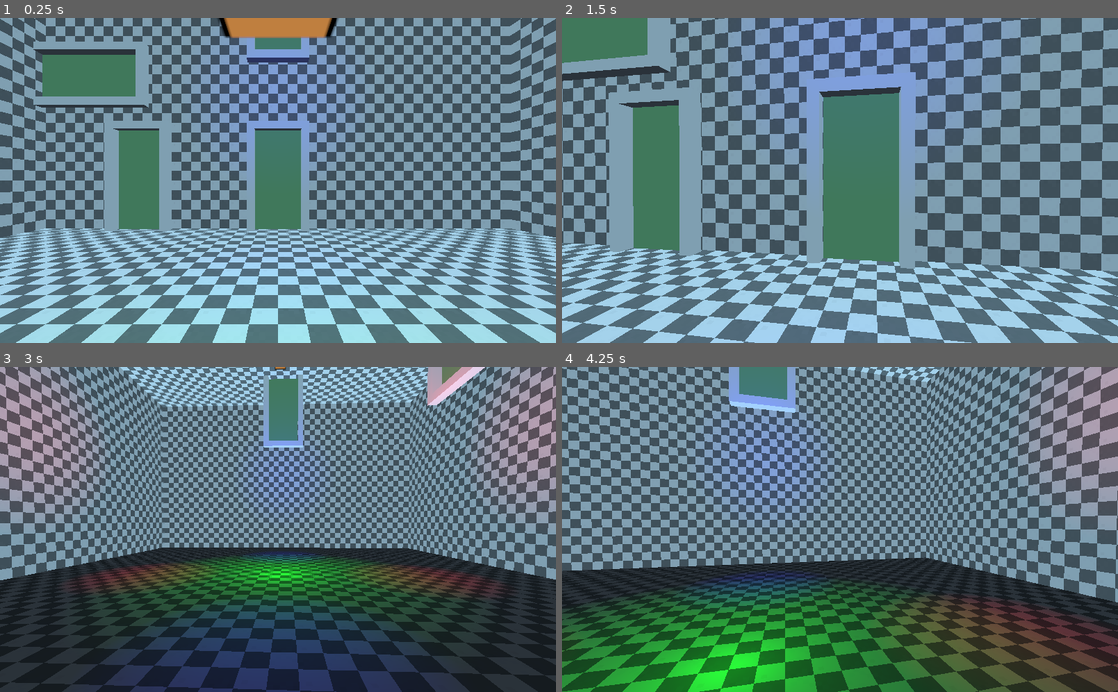
Above: before the commit, frames 1-4 (two rows, left to right).
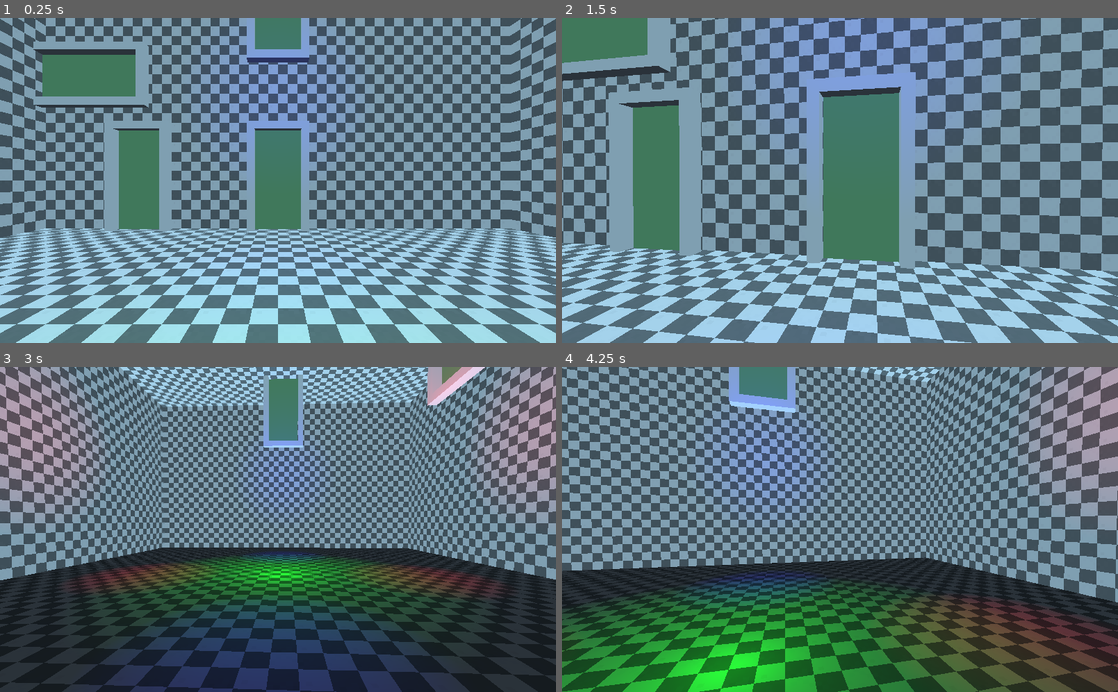
Above: after the commit, the same moments.

Repository: Krazy-J/door-in-the-wall
Game: Godot game, scene res://Main.tscn
Same seed, same stepped clock (60 frames per second), same inputs: the game is played once before the commit and once after it.
Inputs (mouse positions are in pixels of both pictures, inside the frame that each line leads up to):
- Up to frame 1 (0.25 s): no input
- Up to frame 2 (1.5 s): move the mouse to (867, 180) at 0.52 s; press the mouse at (867, 180) at 0.53 s; hold W (move_forward) from 0.53 s (still down); move the mouse to (812, 180) at 1.27 s; release the mouse at (812, 180) at 1.28 s; click (812, 180) at 1.35 s
- Up to frame 3 (3 s): keep holding W (move_forward); move the mouse to (289, 523) at 2.02 s; press the mouse at (289, 523) at 2.03 s; move the mouse to (272, 536) at 2.77 s; release the mouse at (272, 536) at 2.78 s; click (272, 536) at 2.85 s
- Up to frame 4 (4.25 s): keep holding W (move_forward); move the mouse to (878, 532) at 3.52 s; press the mouse at (878, 532) at 3.53 s

The runs differ from the first frame. In frame 1, 1.3% of the frame differs, in the area x 39-61%, y 0-7%; in frame 2, nothing differs; in frame 3, less than 0.1%; in frame 4, nothing differs.

Commit message:
Fixed AnimationTest
The position of AnimationTest was messed up.

Diff:
--- a/objects/SpriteTest.tscn
+++ b/objects/AnimationTest.tscn
@@ -44,11 +44,13 @@
 "values": [ Vector3( 2, 4, 1 ), Vector3( 2, 12, 1 ), Vector3( 2, 4, 1 ), Vector3( 2, 4, 1 ), Vector3( 6, 12, 1 ), Vector3( 2, 4, 1 ) ]
 }
 
-[node name="SpriteTest" type="Sprite3D"]
+[node name="AnimationTest" type="Spatial"]
+
+[node name="Sprite" type="Sprite3D" parent="."]
 transform = Transform( 2, 0, 0, 0, 4.25707, -1.74846e-07, 0, 7.4433e-07, 1, 0, 4.4115, -0.205749 )
 texture = ExtResource( 1 )
 region_rect = Rect2( 0, 0, 64, 64 )
 script = ExtResource( 2 )
 
-[node name="AnimationPlayer" type="AnimationPlayer" parent="."]
+[node name="AnimationPlayer" type="AnimationPlayer" parent="Sprite"]
 anims/SpriteTest = SubResource( 1 )
--- a/rooms/Test.tscn
+++ b/rooms/Test.tscn
@@ -2,7 +2,7 @@
 
 [ext_resource path="res://objects/Room.tscn" type="PackedScene" id=1]
 [ext_resource path="res://objects/Door.tscn" type="PackedScene" id=2]
-[ext_resource path="res://objects/SpriteTest.tscn" type="PackedScene" id=3]
+[ext_resource path="res://objects/AnimationTest.tscn" type="PackedScene" id=3]
 
 [node name="Room1" type="Spatial"]
 
